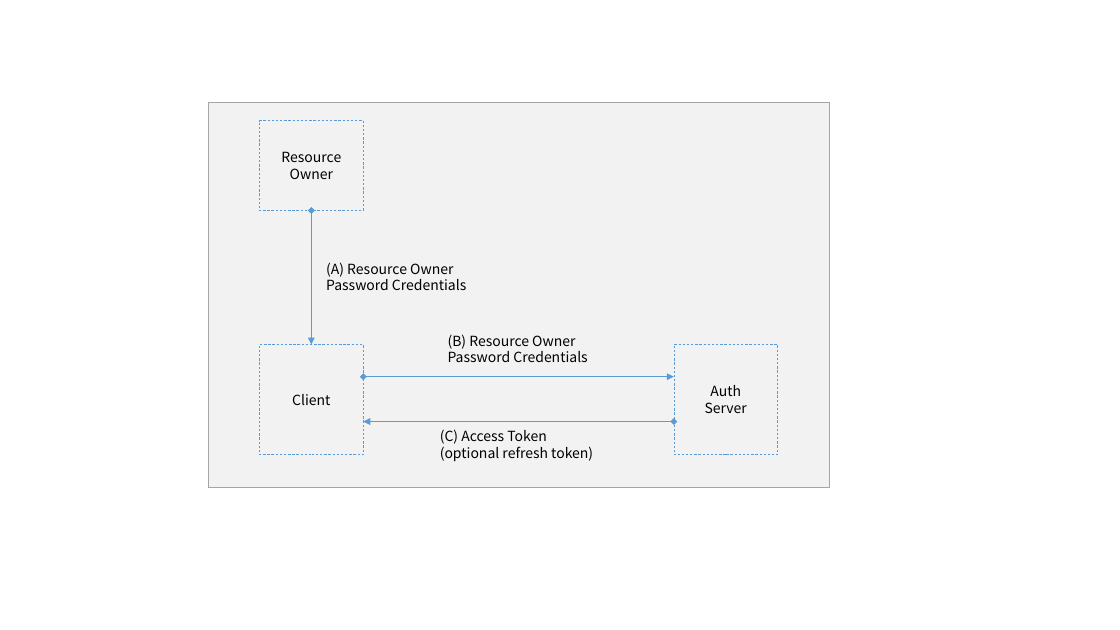
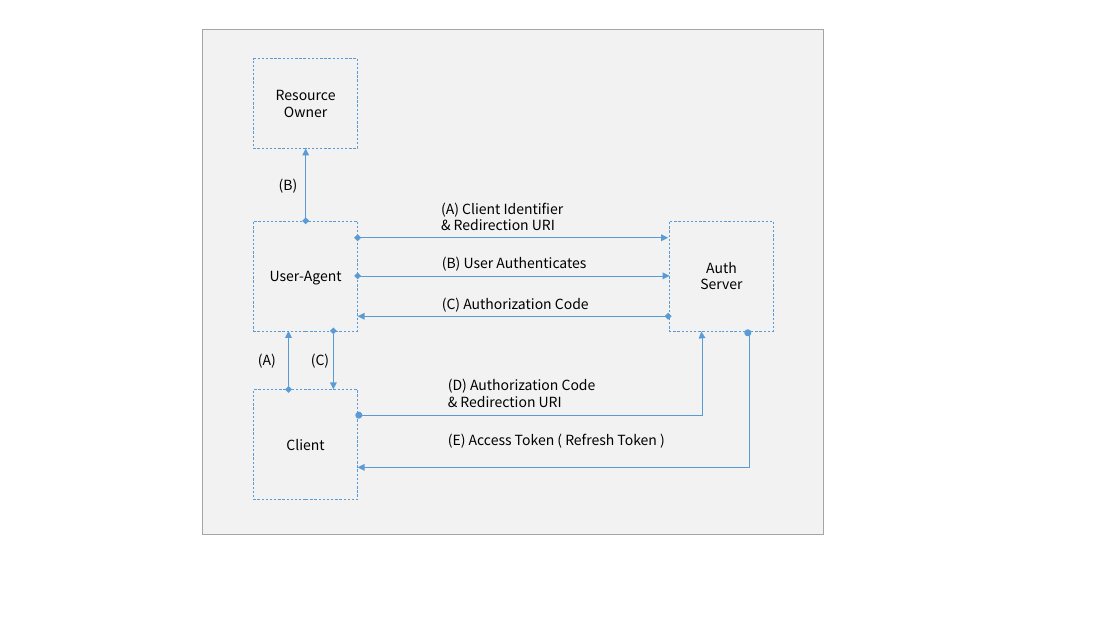
Before and after one commit to gjSCUT/NodeJsApiServer, a slide deck: slide 4 of doc/Charts.pptx. Drawn at 1120x630 pixels with LibreOffice and Linux fonts; fonts in the diff are those of the drawing. Boxes give left, top, right and bottom in pixels: in the first picture for what was removed or moved away, otherwise in the second. Text is boxed around its words. In the diff, an @@ line names an element or a change of style, - is before the commit and + after.

```diff
--- a/doc/Charts.pptx
+++ b/doc/Charts.pptx
@@ rectangle: place and size @@
-rectangle at [208,103,830,488]
+rectangle at [202,29,824,535]
@@ rectangle "Resource Owner": place and size @@
-rectangle "Resource Owner" at [260,121,364,211]
+rectangle "Resource Owner" at [254,59,358,149]
@@ double arrow moved from (312, 211) - (312, 344) to (306, 221) - (306, 149) @@
@@ text added at [279,178,298,193], 12 pt, text #000000 @@
+(B)
@@ text at [441,202,564,230]: text changed @@
-(A) Resource Owner
-Password Credentials
+(A) Client Identifier
+& Redirection URI
@@ rectangle added at [254,221,358,331], outline #5B9BD5 0.5 pt dashed, 12 pt, text #000000 @@
+User-Agent
@@ double arrow moved from (364, 376) - (674, 376) to (358, 238) - (668, 238) @@
@@ rectangle "Auth Server": place and size @@
-rectangle "Auth Server" at [674,344,778,455]
+rectangle "Auth Server" at [670,221,774,331]
@@ text at [442,256,586,271]: text changed @@
-(B) Resource Owner
-Password Credentials
+(B) User Authenticates
@@ double arrow added from (358, 276) to (670, 276), #5B9BD5 0.5 pt @@
@@ text added at [442,297,589,312], 12 pt, text #000000 @@
+(C) Authorization Code
@@ double arrow moved from (674, 422) - (364, 422) to (668, 316) - (358, 316) @@
@@ text added at [258,353,276,368], 12 pt, text #000000 @@
+(A)
@@ double arrow added from (289, 390) to (289, 331), #5B9BD5 0.5 pt @@
@@ text added at [311,353,329,368], 12 pt, text #000000 @@
+(C)
@@ double arrow added from (334, 331) to (334, 390), #5B9BD5 0.5 pt @@
@@ elbow double arrow added from (748, 333) to (358, 467), #5B9BD5 0.5 pt @@
@@ elbow double arrow added from (359, 415) to (702, 332), #5B9BD5 0.5 pt @@
@@ text added at [448,378,596,407], 12 pt, text #000000 @@
+(D) Authorization Code
+& Redirection URI
@@ rectangle "Client": place and size @@
-rectangle "Client" at [260,344,364,455]
+rectangle "Client" at [254,390,358,500]
@@ text at [448,433,657,448]: text changed @@
-(C) Access Token
-(optional refresh token)
+(E) Access Token ( Refresh Token )
```
Also in this commit, not shown: 1 other file.
